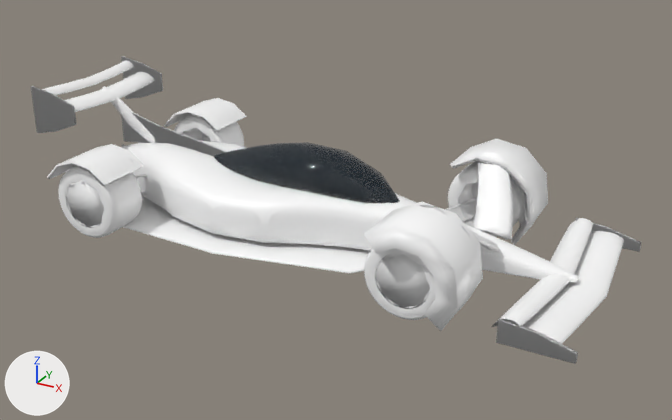
A saved change to the Blender file art/cars/falcon.blend.
Both versions are drawn from a camera (50 mm lens) standing at (4.1, -6.65, 3.63) and looking at (0.45, -0.01, 0.31). The lights are fixed; the arrows at lower left show +X, +Y and +Z. The first picture is the older version.

The scene before the commit, as lines of its bpy script (objects in view):
```python
me_body = bpy.data.meshes.new('body')
me_body.from_pydata(...)  # 9176 vertices, 9350 faces; spans x -2.48..2.9, y -1.07..1.07, z 0.05..1.2
me_body.materials.append(mat_livery)  # white #ffffff
me_body_001 = bpy.data.meshes.new('body.001')
me_body_001.from_pydata(...)  # 3312 vertices, 3438 faces; spans x -2.48..2.9, y -1.07..1.07, z 0.05..1.2
me_body_001.materials.append(mat_livery)  # white #ffffff
me_body_002 = bpy.data.meshes.new('body.002')
me_body_002.from_pydata(...)  # 734 vertices, 827 faces; spans x -2.48..2.9, y -1.09..1.09, z 0.05..1.2
me_body_002.materials.append(mat_livery)  # white #ffffff
me_wheel_rr = bpy.data.meshes.new('wheel_RR')
me_wheel_rr.from_pydata(...)  # 469 vertices, 432 faces; spans x -0.34..0.34, y -0.21..0.21, z -0.34..0.34
me_wheel_rr.materials.append(mat_livery)  # white #ffffff
ob_body_l0 = bpy.data.objects.new('body_L0', me_body)
ob_body_l0.parent = ob_falcon_lod0
ob_body_l0.location = (0.0, 0.0, 0.0)
ob_body_l1 = bpy.data.objects.new('body_L1', me_body_001)
ob_body_l1.parent = ob_falcon_lod1
ob_body_l1.location = (0.0, 0.0, 0.0)
ob_body_l2 = bpy.data.objects.new('body_L2', me_body_002)
ob_body_l2.parent = ob_falcon_lod2
ob_body_l2.location = (0.0, 0.0, 0.0)
ob_wheel_rr_l0 = bpy.data.objects.new('wheel_RR_L0', me_wheel_rr)
ob_wheel_rr_l0.parent = ob_falcon_lod0
ob_wheel_rr_l0.location = (-1.55, -0.83, 0.34)
# also in view: 'wheel_RR_L2' at (-1.55, -0.83, 0.34); 'wheel_FL_L0' at (1.55, 0.83, 0.34); 'wheel_FR_L2' at (1.55, -0.83, 0.34); 'wheel_FL_L2' at (1.55, 0.83, 0.34); 'glass_L2' at (0.07, 0.01, 0.64)
```
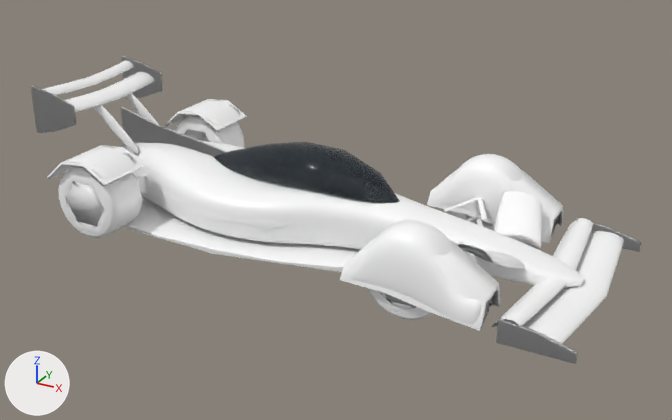
What changed in the scene script:
```text
Change me_body:
    used by ob_body_l0; parent = ob_falcon_lod0; location = (0.0, 0.0, 0.0)
    remove me_body.from_pydata(...)  # 9176 vertices, 9350 faces; spans x -2.48..2.9, y -1.07..1.07, z 0.05..1.2
    add me_body.from_pydata(...)  # 10330 vertices, 10534 faces; spans x -2.48..2.9, y -1.07..1.07, z 0.05..1.2
    me_body part 1: the loose piece of 422 vertices spanning x 1.29..2.04, y 0.6..1.07, z 0.08..0.83 is rebuilt with 1102 vertices and now spans x 1.05..2.2, y 0.6..1.06, z 0.13..0.74
    me_body part 2: the loose piece of 422 vertices spanning x 1.29..2.04, y -1.07..-0.6, z 0.08..0.83 is rebuilt with 1102 vertices and now spans x 1.05..2.2, y -1.06..-0.6, z 0.13..0.74
    me_body part 3: a new loose piece of 146 vertices spanning x -2.15..-1.6, y -0.24..-0.2, z 0.55..1.05, in mat_livery (white #ffffff)
    me_body part 4: a new loose piece of 146 vertices spanning x -2.15..-1.6, y 0.2..0.24, z 0.55..1.05, in mat_livery (white #ffffff)
    me_body part 5: a new loose piece of 50 vertices spanning x 1.77..2.25, y 0.2..0.6, z 0.26..0.56, in mat_livery (white #ffffff)
    me_body part 6: a new loose piece of 50 vertices spanning x 1.77..2.25, y -0.6..-0.2, z 0.26..0.56, in mat_livery (white #ffffff)
    me_body part 7: 41 vertices moved within x 0.89..2.61, y -0.27..0.27, z 0.11..0.49; 2550 vertices removed from x 0.89..2.62, y -0.66..0.66, z 0.11..0.82; 2098 vertices added at x 0.89..2.66, y -0.28..0.28, z 0.11..0.52
    other edits to the shape of me_body do not show in these pictures
Change me_body_001:
    used by ob_body_l1; parent = ob_falcon_lod1; location = (0.0, 0.0, 0.0)
    remove me_body_001.from_pydata(...)  # 3312 vertices, 3438 faces; spans x -2.48..2.9, y -1.07..1.07, z 0.05..1.2
    add me_body_001.from_pydata(...)  # 2866 vertices, 2926 faces; spans x -2.48..2.9, y -1.07..1.07, z 0.05..1.2
    me_body_001 part 8: a new loose piece of 422 vertices spanning x 1.05..2.2, y 0.6..1.06, z 0.14..0.72, in mat_livery (white #ffffff)
    me_body_001 part 9: a new loose piece of 422 vertices spanning x 1.05..2.2, y -1.06..-0.6, z 0.14..0.72, in mat_livery (white #ffffff)
    me_body_001 part 10: 33 vertices moved within x -2.47..2.57, y -1.06..1.06, z 0.07..1.06; 1942 vertices removed from x -2.47..2.84, y -1.07..1.07, z 0.05..1.17; 1086 vertices added at x -2.47..2.83, y -1.07..1.07, z 0.06..1.17
    other edits to the shape of me_body_001 do not show in these pictures
Change me_body_002:
    used by ob_body_l2; parent = ob_falcon_lod2; location = (0.0, 0.0, 0.0)
    remove me_body_002.from_pydata(...)  # 734 vertices, 827 faces; spans x -2.48..2.9, y -1.09..1.09, z 0.05..1.2
    add me_body_002.from_pydata(...)  # 586 vertices, 654 faces; spans x -2.48..2.9, y -1.09..1.09, z 0.05..1.2
    me_body_002 part 11: the loose piece of 38 vertices spanning x 1.27..2.04, y -1.08..-0.58, z 0.06..0.83 is rebuilt with 34 vertices and now spans x 1.05..2.2, y -1.07..-0.59, z 0.13..0.69
    me_body_002 part 12: the loose piece of 38 vertices spanning x 1.27..2.04, y 0.58..1.08, z 0.06..0.83 is rebuilt with 34 vertices and now spans x 1.05..2.2, y 0.59..1.07, z 0.13..0.69
    me_body_002 part 13: a new loose piece of 20 vertices spanning x 1.77..2.25, y 0.2..0.6, z 0.27..0.55, in mat_livery (white #ffffff)
    me_body_002 part 14: a new loose piece of 20 vertices spanning x 1.77..2.25, y -0.6..-0.2, z 0.27..0.55, in mat_livery (white #ffffff)
    me_body_002 part 15: a new loose piece of 18 vertices spanning x -2.15..-1.6, y -0.24..-0.2, z 0.52..1.06, in mat_livery (white #ffffff)
    me_body_002 part 16: a new loose piece of 18 vertices spanning x -2.15..-1.6, y 0.2..0.24, z 0.52..1.06, in mat_livery (white #ffffff)
    me_body_002 part 17: the loose piece of 34 vertices spanning x -2.15..-1.55, y -0.03..0.03, z 0.55..1.08 is deleted
    me_body_002 part 18: 16 vertices moved from x -1.78..-1.39, y -1.09..1.09, z 0.67..0.73 to x -1.72..-1.45, y -1.09..1.09, z 0.7..0.75; 430 vertices removed from x -2.47..2.82, y -1.09..1.09, z 0.06..1.17; 248 vertices added at x -2.46..2.8, y -1.0..1.0, z 0.06..1.16
```

Pixel boxes [x1, y1, x2, y2] of what changed, in the pictures (672 x 420 px; the box of a moved part takes in the faces that stretch with it):
'body_L2', reshaped: before [47, 65, 618, 334]; after [46, 66, 618, 339]
'body_L1', reshaped: before [45, 62, 641, 364]; after [43, 61, 641, 364]
part 1 of me_body, rebuilt (39% wider, 7% shorter): before [459, 147, 542, 237]; after [434, 154, 550, 238]
part 2 of me_body, rebuilt (36% wider): before [382, 207, 480, 314]; after [348, 220, 482, 325]
part 3 of me_body, added: after [94, 105, 135, 153]
part 4 of me_body, added: after [125, 94, 157, 124]
part 5 of me_body, added: after [494, 191, 542, 249]
part 6 of me_body, added: after [457, 244, 525, 269]
part 7 of me_body, moved or reshaped: before [355, 166, 574, 280]; after [355, 194, 580, 287]
part 8 of me_body_001, added (mostly hidden): after [435, 171, 456, 196]
part 9 of me_body_001, added (mostly hidden): after [350, 238, 467, 299]
part 10 of me_body_001, moved or reshaped: before [103, 90, 574, 320]; after [116, 94, 572, 320]
part 11 of me_body_002, rebuilt: before [364, 202, 483, 331]; after [340, 234, 500, 331]
part 12 of me_body_002, rebuilt: before [450, 138, 548, 245]; after [427, 164, 563, 243]
part 13 of me_body_002, added: after [503, 191, 539, 248]
part 14 of me_body_002, added: after [458, 245, 514, 263]
part 15 of me_body_002, added: after [88, 94, 139, 156]
part 16 of me_body_002, added: after [127, 93, 159, 125]
part 17 of me_body_002, deleted: before [102, 86, 155, 143]
part 18 of me_body_002, moved or reshaped: before [47, 65, 618, 334]; after [46, 66, 618, 339]
'wheel_FR_L2', unchanged, covered by the edit: before [366, 248, 435, 317]; after [375, 290, 424, 317]
